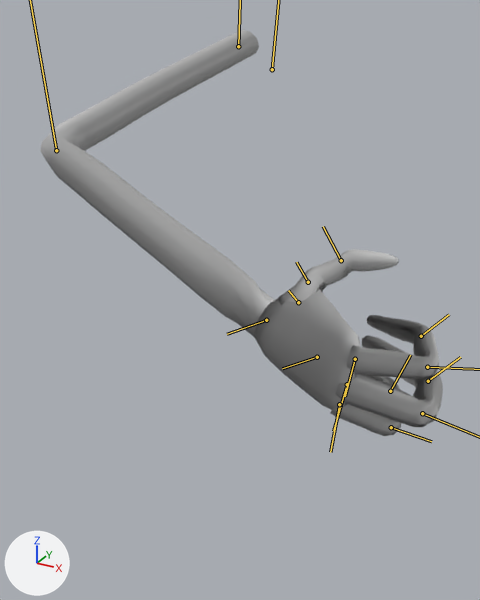
One commit to the FBX model Assets/_Art/player/player_char.fbx: the scene before it, then after it.
Both versions are drawn from a 50 mm camera at (-0.031, -1.473, 0.166) aimed at (-0.521, -0.582, -0.279). Every picture has the same lights, and +X, +Y and +Z are marked at lower left. Both versions are drawn at frame 549 of the action 'Take 001|BaseLayer'; the numbers are the values there. The bones that bend it are drawn over the model as lines.

Objects in the first picture: 'GEO_R_arm', 'GEO_R_hand', 'GEO_R_ind', 'GEO_R_mid', 'GEO_R_pnky', 'GEO_R_thmb'.
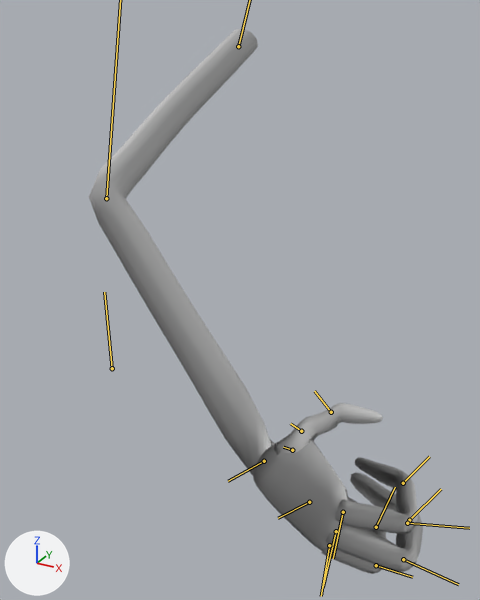
The change in detail:
Bone 'R_arm_jnt' (bone_r_arm_jnt) turns from (-12, -3, -15) to (-27, 5, -24) degrees about its own x, y and z.
Bone 'R_elbow_jnt' (bone_r_elbow_jnt) turns from (0, 67, 0) to (0, 47, 0) degrees about its own x, y and z.
Bone 'R_hand_jnt' (bone_r_hand_jnt) turns from (74, 8, -2) to (78, 16, 14) degrees about its own x, y and z.

Location of each change, [x1, y1, x2, y2] in pixels of the pictures (480 x 600 px):
'GEO_R_arm', posed (21% narrower, 45% taller)
    before: [40, 30, 274, 337]
    after: [89, 29, 274, 475]
'GEO_R_hand', posed (9% narrower, 7% shorter)
    before: [255, 289, 360, 410]
    after: [253, 440, 348, 552]
'GEO_R_mid', posed (9% narrower, 9% taller)
    before: [336, 335, 443, 427]
    after: [326, 472, 423, 572]
'GEO_R_ind', posed (10% narrower, 20% taller)
    before: [347, 315, 439, 379]
    after: [335, 457, 418, 534]
'GEO_R_thmb', posed (10% narrower, 7% shorter)
    before: [278, 249, 399, 305]
    after: [274, 403, 383, 455]
'GEO_R_pnky', posed
    before: [331, 375, 401, 436]
    after: [322, 497, 386, 574]
bone 'R_hand_jnt', root to tip
    before: (266, 320) to (227, 334)
    after: (264, 461) to (228, 481)
